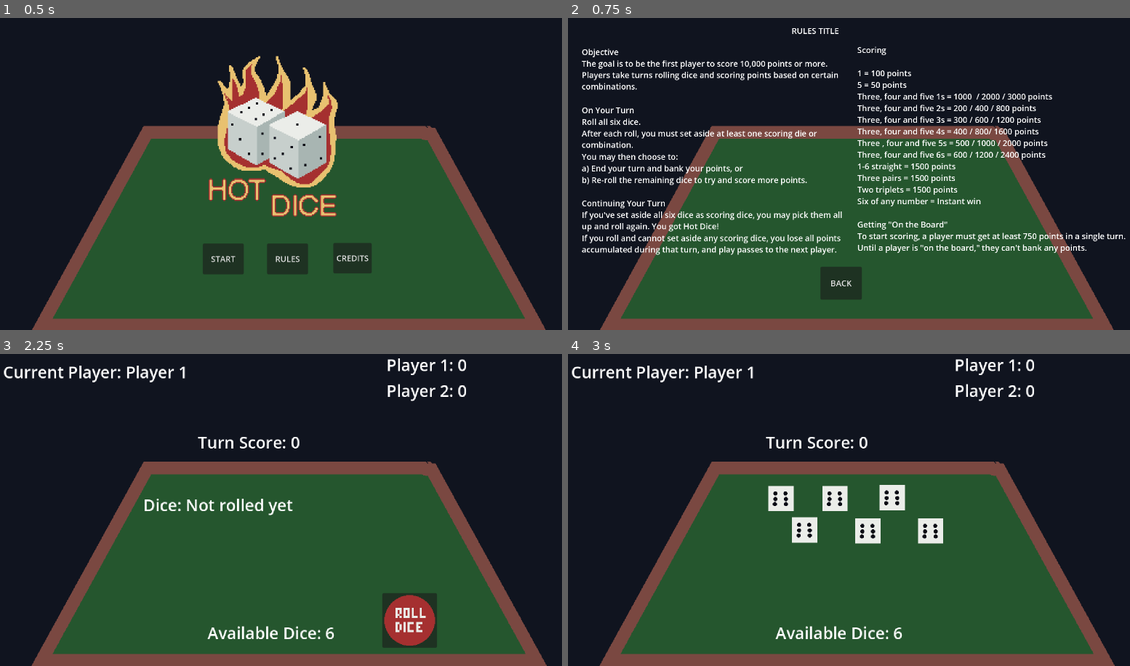
Above: before the commit, frames 1-4 (two rows, left to right).
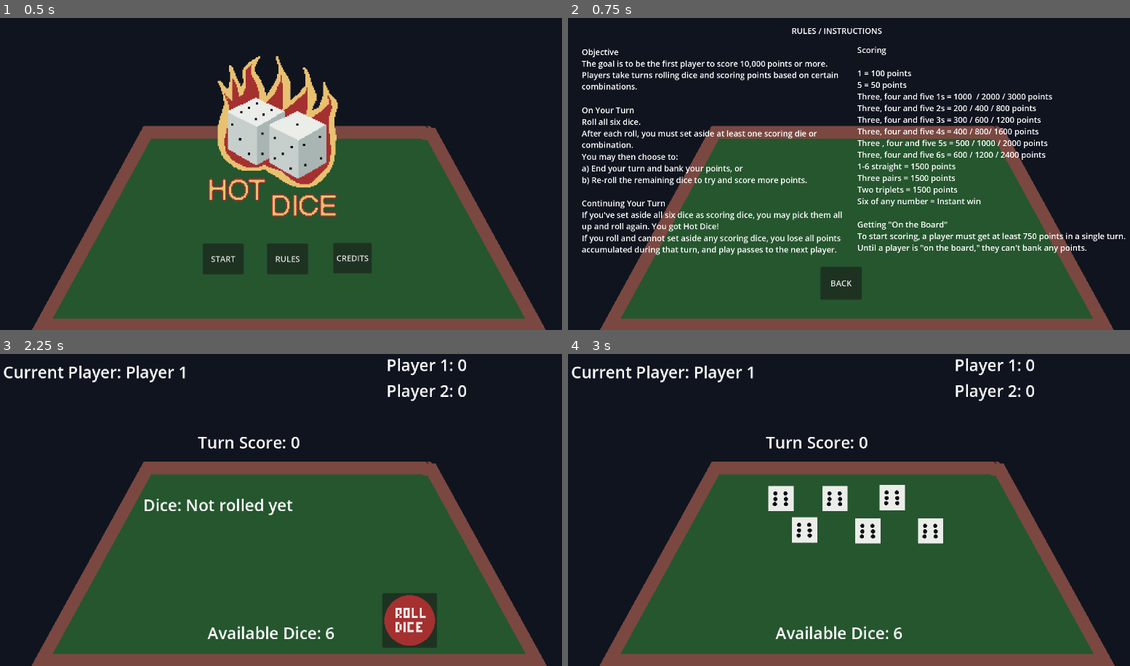
Above: after the commit, the same moments.

Repository: martinbriebac/10-000
Game: Godot game, scene res://scenes/setup_scene.tscn
Two runs of this game, one before a commit and one after it. Both use one fixed random seed, a clock stepped at 60 frames per second and the inputs below.
Inputs (mouse positions are in pixels of both pictures, inside the frame that each line leads up to):
- Up to frame 1 (0.5 s): no input
- Up to frame 2 (0.75 s): click "RULES" at 0.5 s
- Up to frame 3 (2.25 s): click "BACK" at 1.25 s; click "START" at 2 s
- Up to frame 4 (3 s): click (978, 619) at 2.75 s

Frame 1 is identical in both runs. In frame 2, 0.1% of the frame differs, in the area x 9-78%, y 3-71%; in frame 3, less than 0.1%; in frame 4, nothing differs.

Commit message:
small typo

Diff:
--- a/scenes/rules_scene.tscn
+++ b/scenes/rules_scene.tscn
@@ -20,7 +20,7 @@
 offset_top = 44.0
 offset_right = 654.0
 offset_bottom = 91.0
-text = "RULES TITLE"
+text = "RULES / INSTRUCTIONS"
 
 [node name="RichTextLabel" type="RichTextLabel" parent="."]
 layout_mode = 0
